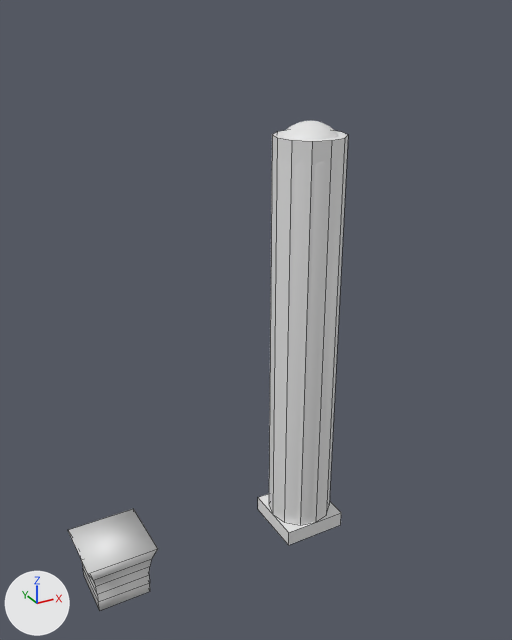
Renders of the Blender file GreekPillar.blend from each side of a commit.
The view is the same before and after, from a camera (50 mm lens) standing at (-10.45, -16.04, 15.54) and looking at (-1.78, -0.29, 7.67). The lights are fixed; the arrows at lower left show +X, +Y and +Z. Mesh edges are drawn as thin lines on the coarser meshes.
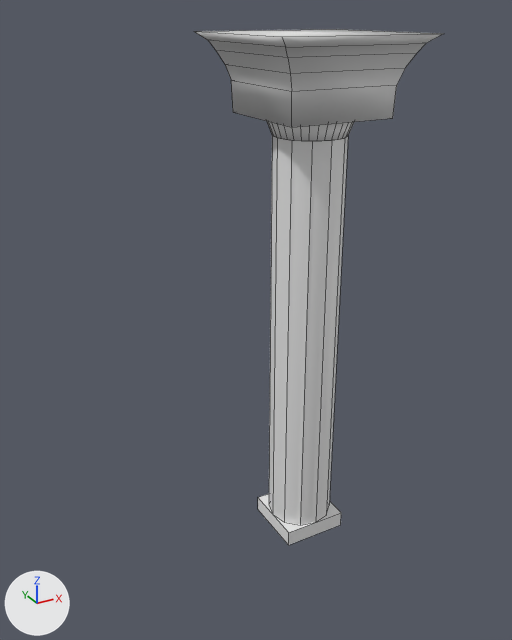
Patch to the scene script:
```diff
--- a/GreekPillar.blend.py
+++ b/GreekPillar.blend.py
@@ me_cylinder @@
+me_cylinder.from_pydata(...)  # a 32-sided cut cone along z (radius 1.0 at the low end, 1.2 at the high end) spanning x -1.2..1.2, y -1.2..1.2, z -1.0..-0.5
+me_cylinder.polygons.foreach_set('use_smooth', [True] * 34)
@@ me_cube @@
+me_cube.from_pydata(...)  # 24 vertices, 22 faces; spans x -1.5..1.5, y -1.5..1.5, z -0.5..1.5
+me_cube.polygons.foreach_set('use_smooth', [True] * 22)
@@ ob_cube @@
-ob_cube = bpy.data.objects.new('Cube', me_cube_104)
-ob_cube.location = (-6.3, 0.0, 1.0)
@@ ob_cylinder @@
+ob_cylinder = bpy.data.objects.new('Cylinder', me_cylinder)
+ob_cylinder.location = (0.0, 0.0, 13.5)
@@ ob_topper @@
+ob_topper = bpy.data.objects.new('Topper', me_cube)
+ob_topper.location = (0.0, 0.0, 13.5)
+ob_topper.scale = (1.5, 1.5, 1.0)
```

Pixel boxes [x1, y1, x2, y2] of what changed, in the pictures (512 x 640 px):
'Topper', added: after [194, 29, 443, 127]
'Cube', deleted: before [68, 509, 158, 611]
'Cylinder', added: after [267, 121, 354, 141]
